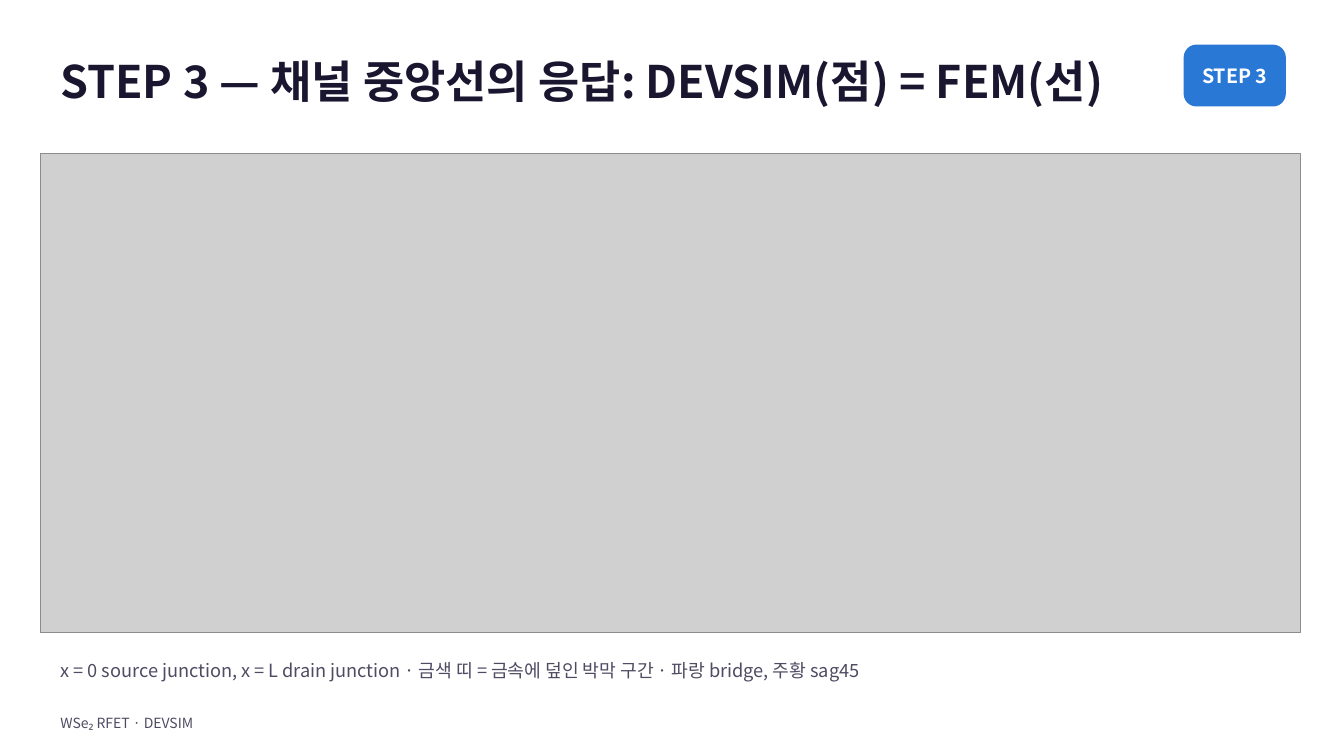
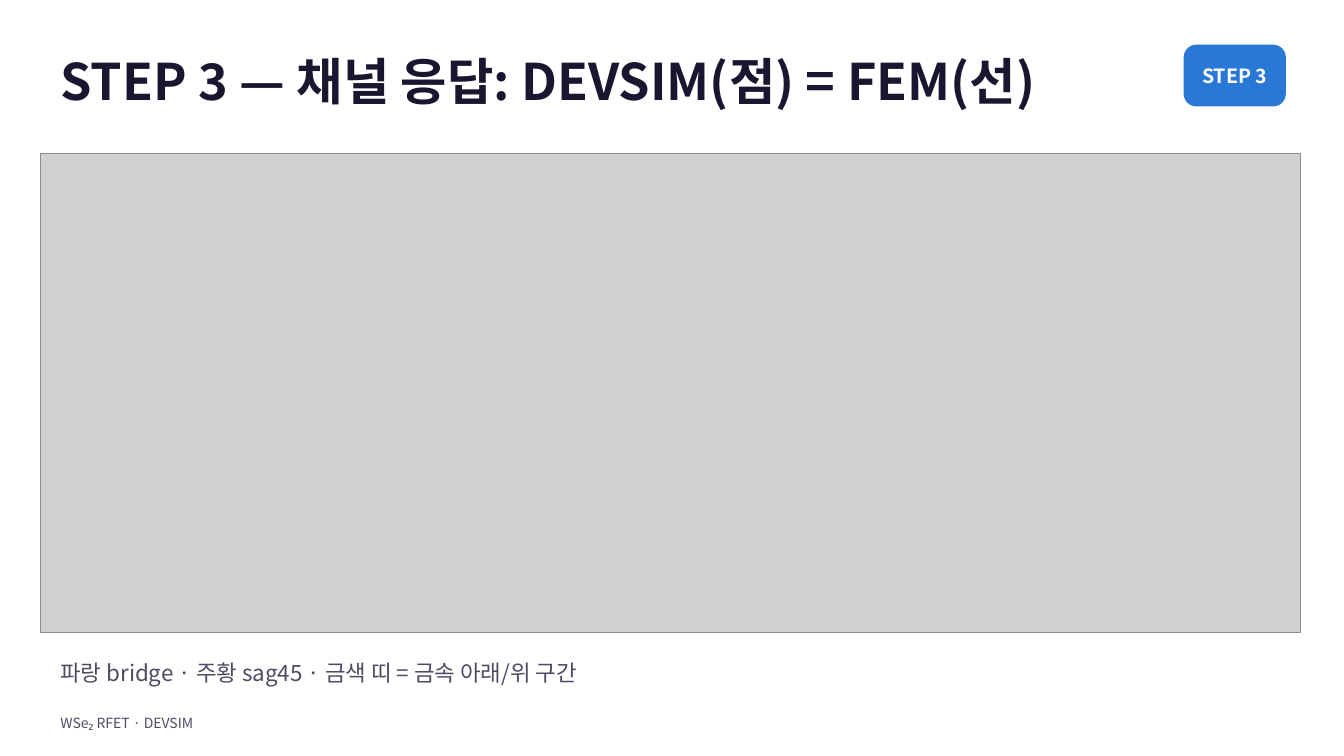
Before and after one commit to jiseonyang-9070/rfet, a slide deck: slide 9 of slides/WSe2_RFET_electrostatics.pptx. Drawn at 1344x756 pixels with LibreOffice and Linux fonts; fonts in the diff are those of the drawing; grey boxes stand for pictures. Boxes give left, top, right and bottom in pixels: in the first picture for what was removed or moved away, otherwise in the second. Text is boxed around its words. In the diff, an @@ line names an element or a change of style, - is before the commit and + after.

```diff
--- a/slides/WSe2_RFET_electrostatics.pptx
+++ b/slides/WSe2_RFET_electrostatics.pptx
@@ title at (60, 57, 1035, 110): text changed; size 32 to 36 pt @@
-STEP 3 — 채널 중앙선의 응답: DEVSIM(점) = FEM(선)
+STEP 3 — 채널 응답: DEVSIM(점) = FEM(선)
@@ text at (60, 662, 577, 687): text changed; size 13 to 16 pt @@
-x = 0 source junction, x = L drain junction · 금색 띠 = 금속에 덮인 박막 구간 · 파랑 bridge, 주황 sag45
+파랑 bridge · 주황 sag45 · 금색 띠 = 금속 아래/위 구간
```
Also in this commit, not shown: 17 other slides changed, 1 other file.
